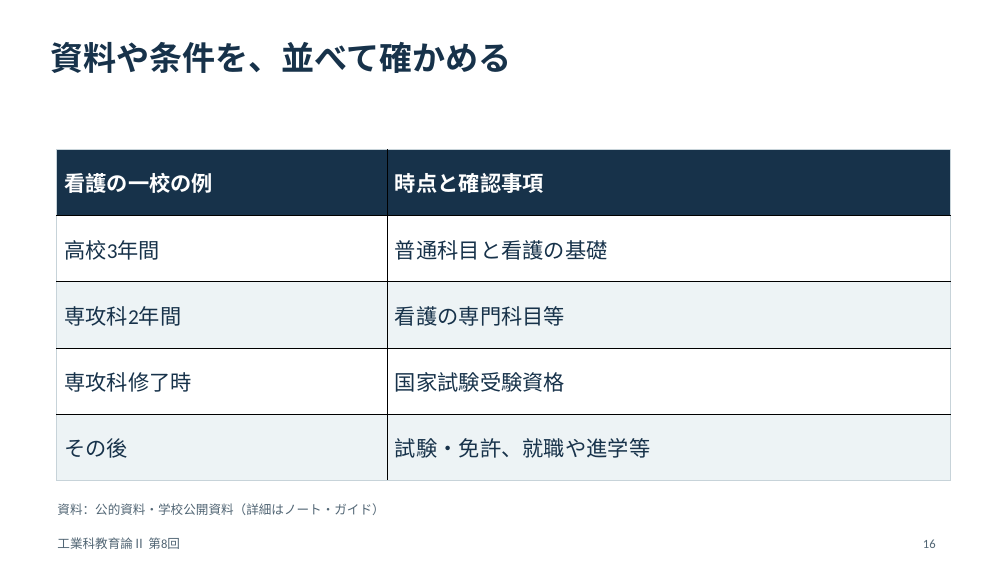
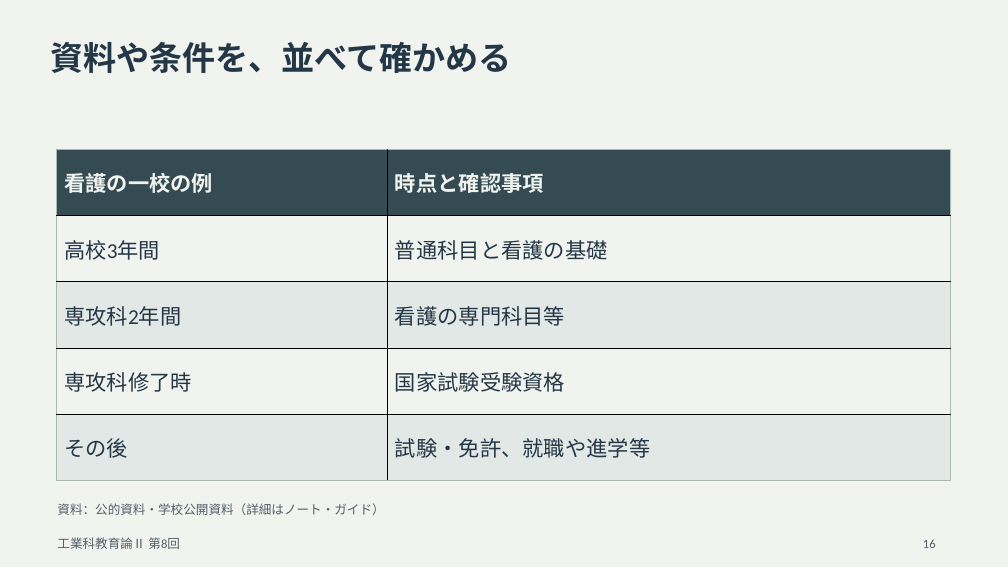
Before and after one commit to zooc-14calbp/industrial-education-ii, a slide deck: slide 16 of lessons/08/slides.pptx. Drawn at 1008x567 pixels with LibreOffice and Linux fonts; fonts in the diff are those of the drawing. Boxes give left, top, right and bottom in pixels: in the first picture for what was removed or moved away, otherwise in the second. Text is boxed around its words. In the diff, an @@ line names an element or a change of style, - is before the commit and + after.

Commit message:
Adjust slides and video colors for extended viewing

```diff
--- a/lessons/08/slides.pptx
+++ b/lessons/08/slides.pptx
@@ background #FFFFFF to #F1F3EF @@
@@ text "資料や条件を、並べて確かめる" at <box>50,42,511,73</box>: text colour #17324A to #243746 @@
@@ table at <box>57,150,951,481</box> @@
@@ fill #17324A to #344B53 in row 1 @@
@@ fill #FFFFFF to #F1F3EF in 4 cells @@
@@ fill #EDF3F5 to #E2E8E5 in 4 cells @@
@@ text colour #FFFFFF to #F1F3EF in "看護の一校の例", "時点と確認事項" @@
@@ text colour #17324A to #243746 in "高校3年間", "普通科目と看護の基礎", "専攻科2年間", "看護の専門科目等" and 4 more places @@
@@ borders changed @@
@@ text colour #526675 to #52616A in 3 elements at <box>57,503,384,515</box>, <box>57,537,180,549</box>, <box>923,539,936,548</box> @@
```
Also in this commit, not shown: 27 other slides changed, 54 other files.
